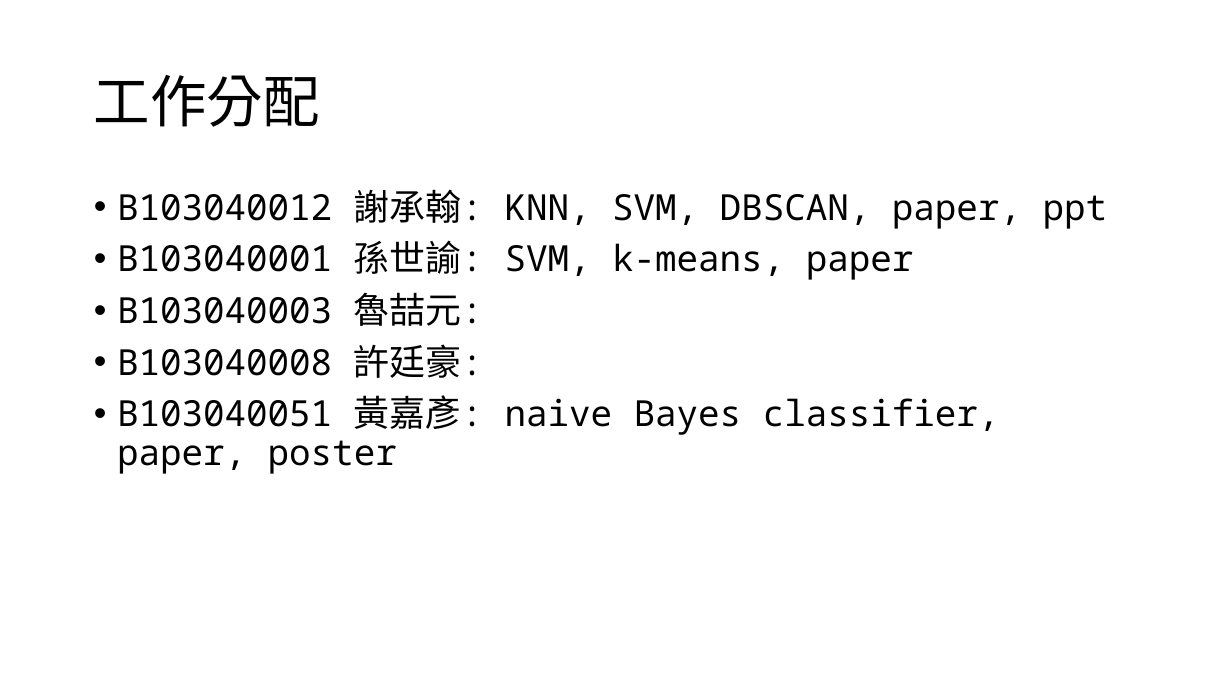
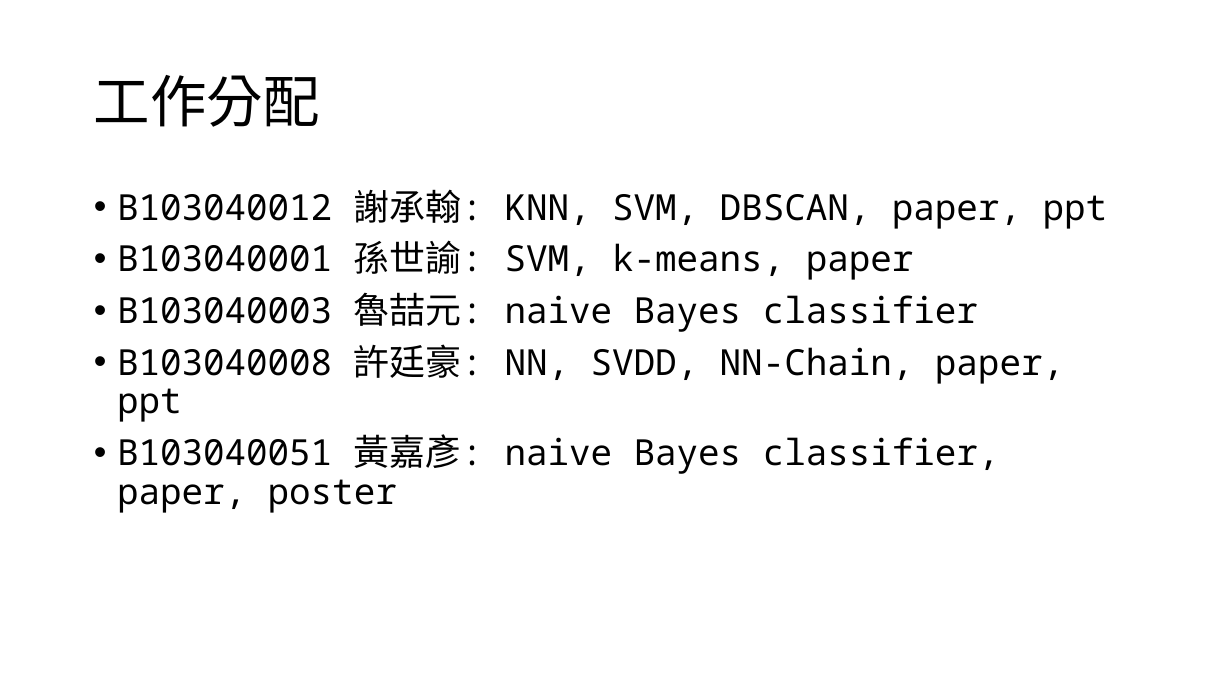
Before and after one commit to OEmiliatanO/CSE_data_mining, a slide deck: slide 33 of final/ppt/第八組.pptx (slide 31 before the commit). Drawn at 1232x693 pixels with LibreOffice and Linux fonts; fonts in the diff are those of the drawing. Boxes give left, top, right and bottom in pixels: in the first picture for what was removed or moved away, otherwise in the second. Text is boxed around its words. In the diff, an @@ line names an element or a change of style, - is before the commit and + after.

```diff
--- a/final/ppt/第八組.pptx
+++ b/final/ppt/第八組.pptx
@@ text at bbox=[117, 292, 1064, 422]: text changed @@
-• B103040003 魯喆元:
-• B103040008 許廷豪:
+• B103040003 魯喆元: naive Bayes classifier
+• B103040008 許廷豪: NN, SVDD, NN-Chain, paper, ppt
```
Also in this commit, not shown: 3 other slides changed, 11 slides added, 9 slides removed.
